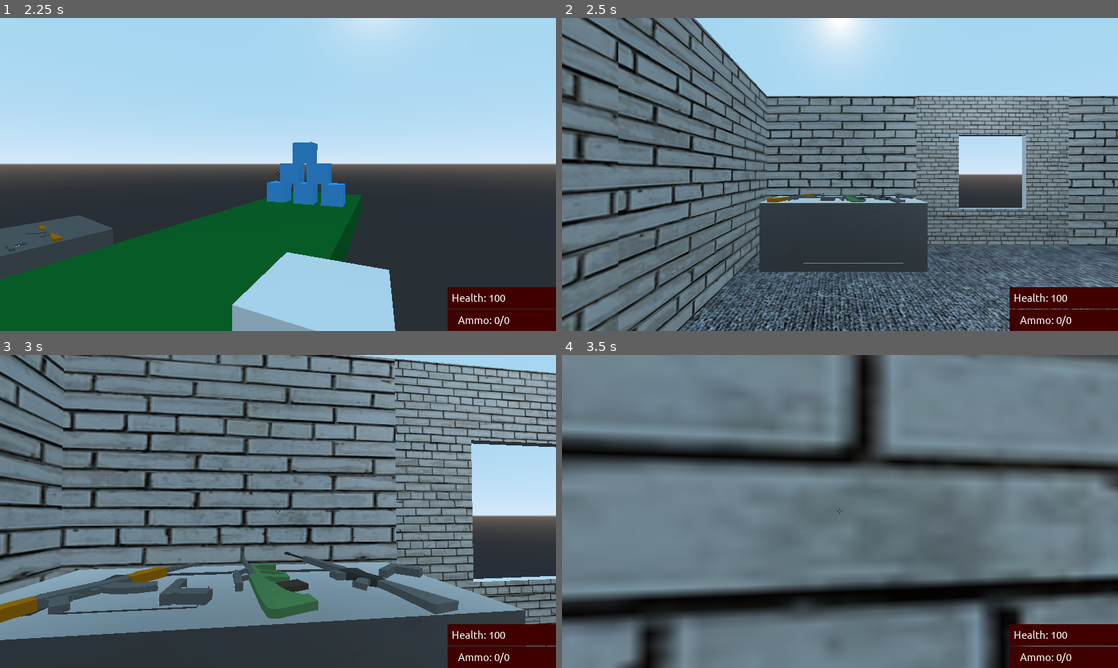
Above: before the commit, frames 1-4 (two rows, left to right).
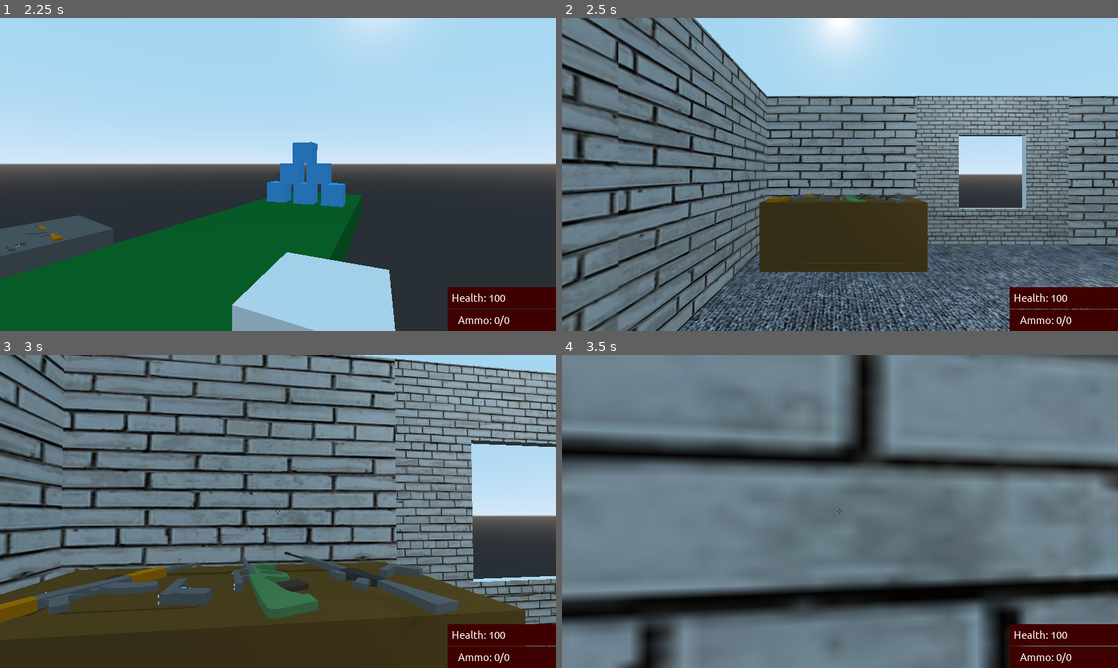
Above: after the commit, the same moments.

Repository: ssebs/firingrange
Game: Godot game, scene res://Scenes/Main.tscn
Two runs of this game, one before a commit and one after it. Both use one fixed random seed, a clock stepped at 60 frames per second and the inputs below. Sound files missing from this copy of the repository are replaced by a short silence.
Inputs (mouse positions are in pixels of both pictures, inside the frame that each line leads up to):
- Up to frame 1 (2.25 s): click "Start Game" at 0.5 s; tap Enter at 1.25 s; move the mouse to (400, 158) at 1.27 s; hold D (move_right) 1.28-2.03 s; tap 1 (gun1) at 1.35 s; click (400, 158) at 1.42 s; tap Space (jump) at 1.52 s; tap 2 (gun2) at 1.55, 2.1 s; move the mouse to (250, 174) at 2.02 s; hold W (move_forward) from 2.03 s (still down)
- Up to frame 2 (2.5 s): keep holding W (move_forward); tap Space (jump) at 2.27 s; tap F (interact) at 2.3 s
- Up to frame 3 (3 s): keep holding W (move_forward); move the mouse to (289, 505) at 2.77 s; tap F (interact) at 2.85 s
- Up to frame 4 (3.5 s): keep holding W (move_forward); tap 1 (gun1) at 3.05 s

Frame 1 is identical in both runs. In frame 2, 7.0% of the frame differs, in the area x 35-66%, y 56-82%; in frame 3, 21%, in the area x 0-95%, y 66-100%; in frame 4, nothing differs.

Commit message:
Weapons switching

Diff:
--- a/Scenes/Guns/ARGeneric.gd
+++ b/Scenes/Guns/ARGeneric.gd
@@ -71,6 +71,9 @@
 func inspect_wpn():
 	ap.play("ARInspect")
 
+func equip_wpn():
+	print("Replace this with an equip animation")
+
 func reload():
 	if ap.is_playing():
 		return
--- a/Scenes/Guns/BasicPistol.gd
+++ b/Scenes/Guns/BasicPistol.gd
@@ -1,5 +1,5 @@
 extends "res://Scenes/Guns/PistolGeneric.gd"
 
 #_al=7, _as=21, _dmg=20, _fs=1, _vel=80, _hr=1, _vr=2
-func _init().(7, 21, 101, 0.5, 10, 2, 50):
+func _init().(7, 21, 101, 0.5, 10, 2, 5):
 	pass
--- a/Scenes/Guns/PistolGeneric.gd
+++ b/Scenes/Guns/PistolGeneric.gd
@@ -76,6 +76,9 @@
 func inspect_wpn():
 	ap.play("ARInspect")
 
+func equip_wpn():
+	print("Replace this with an equip animation")
+
 func reload():
 	if ap.is_playing():
 		return
--- a/Scenes/Player.gd
+++ b/Scenes/Player.gd
@@ -14,13 +14,16 @@
 var velocity: Vector3
 var fall: Vector3
 
-var gun
 var wpn_to_spawn
 var wpn_to_drop
 
+# attmpt
 var primary_gun
 var secondary_gun
 
+var gun
+var active_guns = []
+var current_gun = 0
 
 onready var cam = $Head/Camera
 onready var head = $Head
@@ -28,7 +31,6 @@
 onready var crosshair = $Head/Camera/GUI/Crosshair
 onready var reach = $Head/Camera/Reach
 onready var aimcast = $Head/Camera/AimCast
-onready var inventory = $Head/Inventory
 onready var health_labl = $Head/Camera/GUI/HealthContainer/Health
 onready var settings_pop = $Head/Camera/GUI/Settings
 
@@ -68,29 +70,6 @@
 	if is_in_settings_pop:
 		MOUSE_SENSITIVITY = Settings.get_setting("input","mouse_sensitivity")
 
-	# Choose gun to pickup
-	if reach.is_colliding() and reach.get_collider():
-		if reach.get_collider().has_method("shoot"):
-			wpn_to_spawn = load(reach.get_collider().filename).instance()
-			wpn_to_spawn.picked_up = true
-			primary_gun = wpn_to_spawn
-#			print(wpn_to_spawn)
-		else:
-			wpn_to_spawn = null
-	else:
-		wpn_to_spawn = null
-
-	# Choose a gun to drop
-	if hand.get_child(0) != null:
-		# fix
-		if secondary_gun == null:
-			secondary_gun = load(hand.get_child(0).filename).instance()
-		else:
-			wpn_to_drop = load(hand.get_child(0).filename).instance()
-#		print(wpn_to_drop)
-	else:
-		wpn_to_drop = null
-
 	# Render health
 	health_labl.text = "  Health: " + str(health)
 # _process
@@ -152,30 +131,55 @@
 	if Input.is_action_just_pressed("inspect"):
 		if gun: gun.inspect_wpn()
 
-	# TODO: fix
 	# Switch weapons
 	if Input.is_action_just_pressed("gun1"):
-		gun = primary_gun
-	elif Input.is_action_just_pressed("gun2"):
-		gun = secondary_gun
-
+		if hand.get_child_count() > 0 and hand.get_child(0) != null:
+			current_gun = 0
+			load_gun()
+	if Input.is_action_just_pressed("gun2"):
+		if hand.get_child_count() > 1 and hand.get_child(1) != null:
+			current_gun = 1
+			load_gun()
+
+	# TODO: Animation
 	# Pickup and drop gun
 	if Input.is_action_just_pressed("interact"):
-		if wpn_to_spawn != null:
-			if hand.get_child(0) != null:
-				if secondary_gun == null:
-					secondary_gun = wpn_to_drop
-					return
-				self.get_parent().add_child(wpn_to_drop)
-				wpn_to_drop.global_transform = hand.global_transform
-				wpn_to_drop.dropped = true
-				hand.get_child(0).queue_free()
-			reach.get_collider().queue_free()
-			hand.add_child(wpn_to_spawn)
-			wpn_to_spawn.rotation = hand.rotation
-			gun = wpn_to_spawn
-			primary_gun = gun
+		# Choose gun to pickup
+		if reach.is_colliding() and reach.get_collider():
+			if reach.get_collider().has_method("shoot"):
+				if hand.get_child_count() == 2:
+					var dropped_gun = load(hand.get_child(current_gun).filename).instance()
+					self.get_parent().add_child(dropped_gun)
+					dropped_gun.global_transform = hand.global_transform
+					dropped_gun.dropped = true
+					hand.get_child(current_gun).free()  # Delete from hand since it's loaded in the world
+
+					# Create new gun
+					hand.add_child(load(reach.get_collider().filename).instance())
+					# Set current gun to proper slot
+					hand.move_child(gun, current_gun)
+				else:
+					current_gun = hand.get_child_count() # Select new gun
+					hand.add_child(load(reach.get_collider().filename).instance())
+
+				load_gun()
+				gun.equip_wpn()
+				reach.get_collider().queue_free()  # Remove selected gun from world
+#				print("Current gun: " + str(hand.get_child(current_gun)))
+			# end pickup gun interact
+		# end reach colliding
+	# end interact input
 # handle_guns
+
+func load_gun():
+	for g in hand.get_children():
+		g.visible = false
+		g.picked_up = false
+	gun = hand.get_child(current_gun)
+	gun.rotation = hand.rotation
+	gun.visible = true
+	gun.picked_up = true  # Set ammo counter
+
 
 func take_dmg(dmg, body):
 	if is_in_settings_pop:
--- a/Scenes/Player.tscn
+++ b/Scenes/Player.tscn
@@ -190,7 +190,5 @@
 ads_pos = Vector3( 0, 0.623, -0.569 )
 cam_path = NodePath("../Camera")
 crosshair_path = NodePath("../Camera/GUI/Crosshair")
-
-[node name="Inventory" type="Spatial" parent="Head"]
 [connection signal="pressed" from="Head/Camera/GUI/Settings/Close" to="." method="_on_Close_pressed"]
 [connection signal="pressed" from="Head/Camera/GUI/Settings/Quit" to="." method="_on_Quit_pressed"]
Not shown: 1 places in Scenes/Main.tscn that only renumber resources
Not shown, changed: _bin/FiringRange.exe
Not shown, changed: _bin/index.pck
